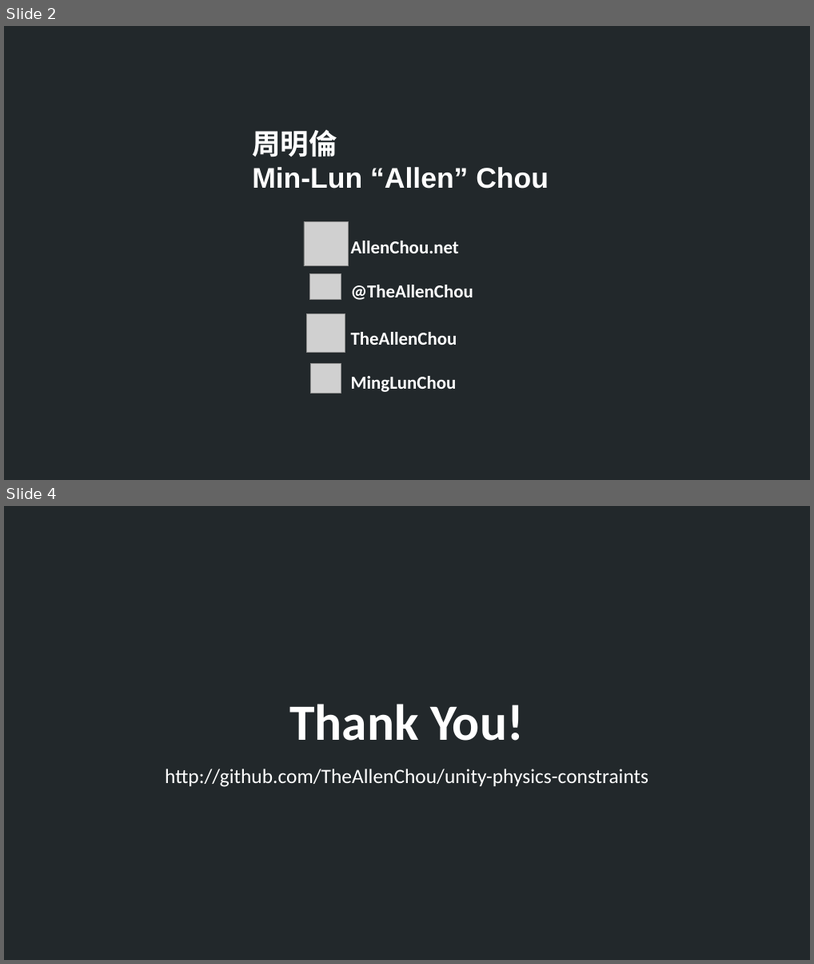
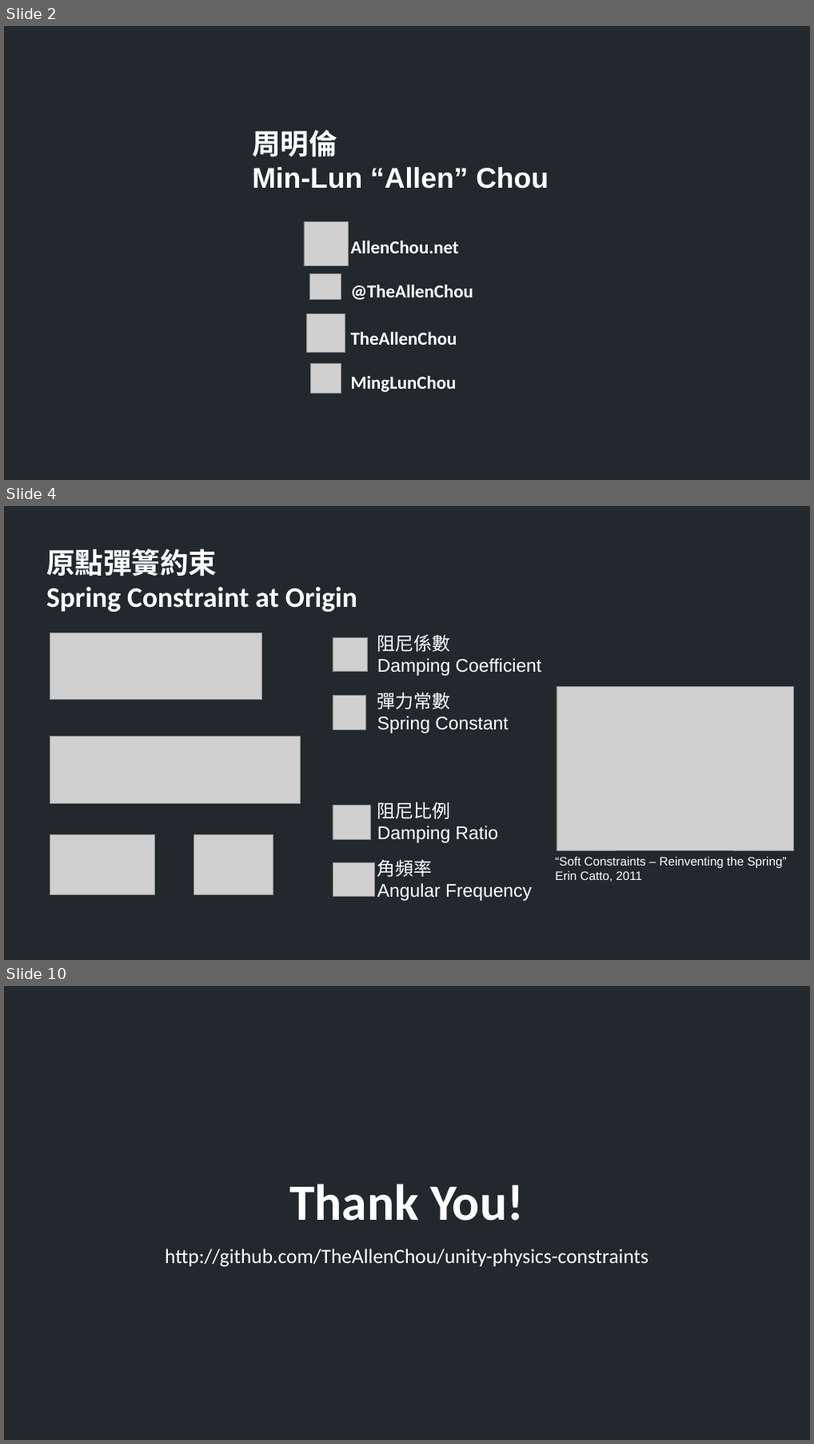
Before and after one commit to TheAllenChou/unity-physics-constraints, a slide deck: slides/03-soft-constraints-mandarin.odp. Shown one above the other, each under a label of ours: slides 2 and 4 before the commit, slides 2, 4 and 10 after it; the slides between them are not shown. The pictures are 814x964 and 814x1444 pixels, drawn with LibreOffice and Linux fonts; fonts in the diff are those of the drawing; grey boxes stand for pictures. Boxes give left, top, right and bottom in pixels: in the first picture for what was removed or moved away, otherwise in the second. Text is boxed around its words. In the diff, an @@ line names an element or a change of style, - is before the commit and + after.

```diff
--- a/slides/03-soft-constraints-mandarin.odp
+++ b/slides/03-soft-constraints-mandarin.odp
@@ slide 4 added at [4,506,810,960], background #22282B @@
@@ text added at [46,548,358,612], 28 pt, text #FFFFFF, bold @@
+原點彈簧約束
+Spring Constraint at Origin
@@ picture added at [50,632,262,699] @@
@@ picture added at [333,638,367,672] @@
@@ text added at [378,634,542,676], 18 pt, text #FFFFFF @@
+阻尼係數
+Damping Coefficient
@@ picture added at [333,696,366,729] @@
@@ text added at [378,692,508,733], 18 pt, text #FFFFFF @@
+彈力常數
+Spring Constant
@@ picture added at [557,686,794,850] @@
@@ picture added at [50,736,300,803] @@
@@ picture added at [333,805,370,839] @@
@@ text added at [378,801,498,843], 18 pt, text #FFFFFF @@
+阻尼比例
+Damping Ratio
@@ picture added at [50,835,154,895] @@
@@ picture added at [194,835,273,895] @@
@@ picture added at [333,863,374,896] @@
@@ text added at [378,859,532,900], 18 pt, text #FFFFFF @@
+角頻率
+Angular Frequency
@@ text added at [555,856,787,881], 12 pt, text #FFFFFF @@
+“Soft Constraints – Reinventing the Spring”
+Erin Catto, 2011
@@ what was slide 4 is now slide 10 @@
```
Also in this commit, not shown: 1 slide changed, 5 other slides added, 2 other files.
